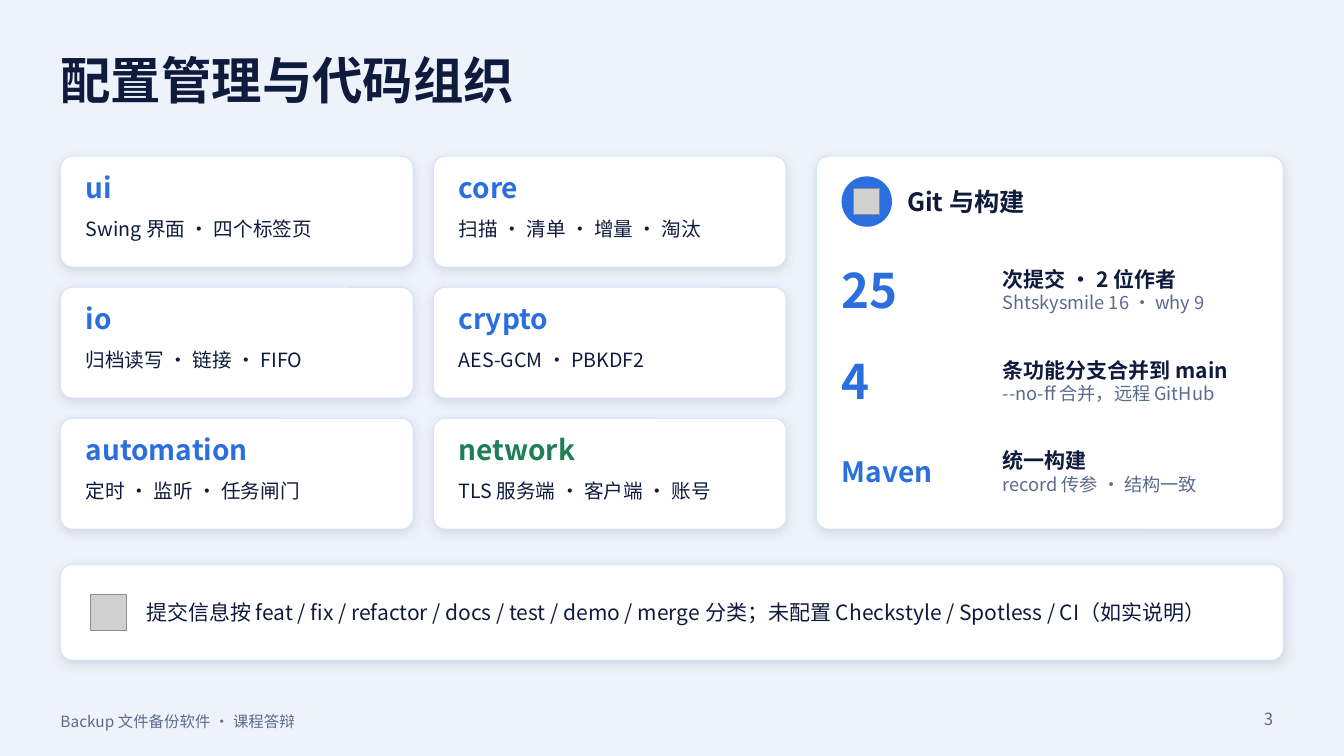
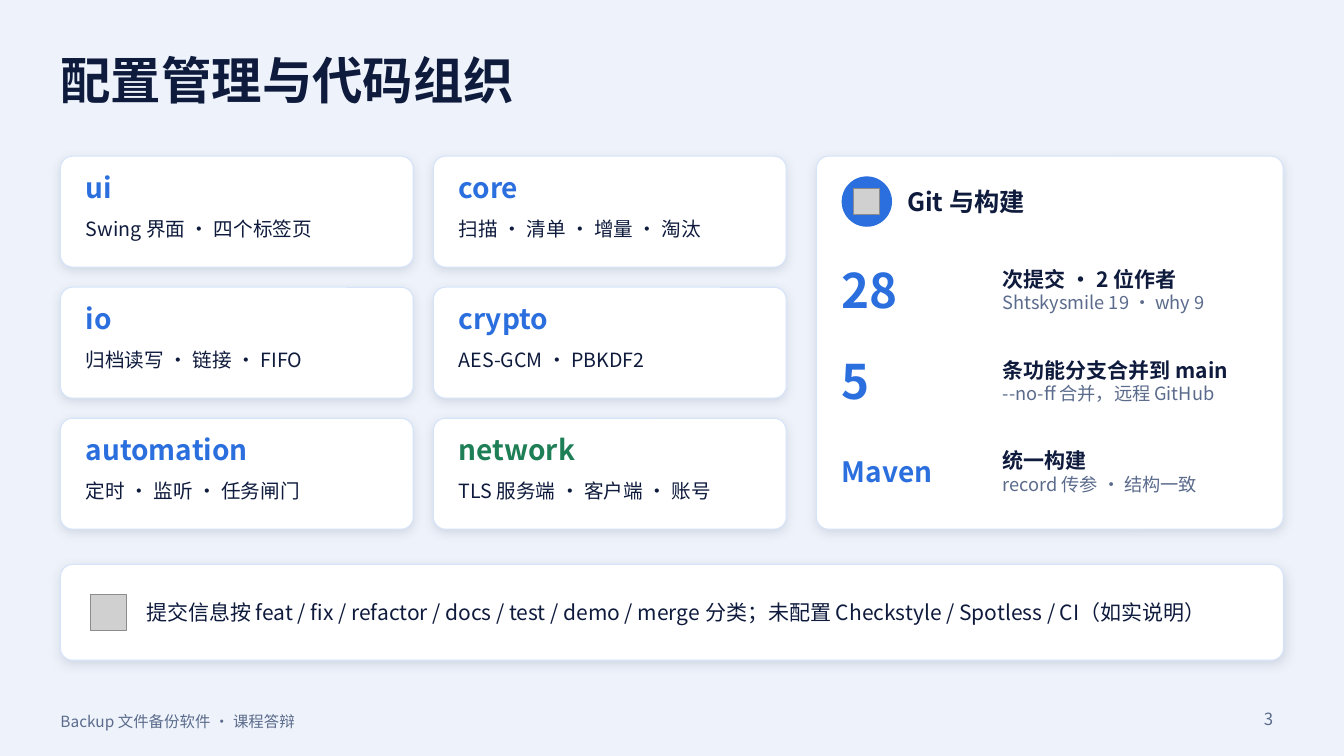
Before and after one commit to Shtskysmile/backup, a slide deck: slide 3 of presentation/Backup答辩.pptx. Drawn at 1344x756 pixels with LibreOffice and Linux fonts; fonts in the diff are those of the drawing; grey boxes stand for pictures. Boxes give left, top, right and bottom in pixels: in the first picture for what was removed or moved away, otherwise in the second. Text is boxed around its words. In the diff, an @@ line names an element or a change of style, - is before the commit and + after.

```diff
--- a/presentation/Backup答辩.pptx
+++ b/presentation/Backup答辩.pptx
@@ text at [842, 272, 898, 309]: text changed @@
-25
+28
@@ text at [1003, 294, 1204, 313]: text changed @@
-Shtskysmile 16 · why 9
+Shtskysmile 19 · why 9
@@ text at [842, 363, 870, 400]: text changed @@
-4
+5
```
Also in this commit, not shown: 2 other slides changed, 3 other files.
